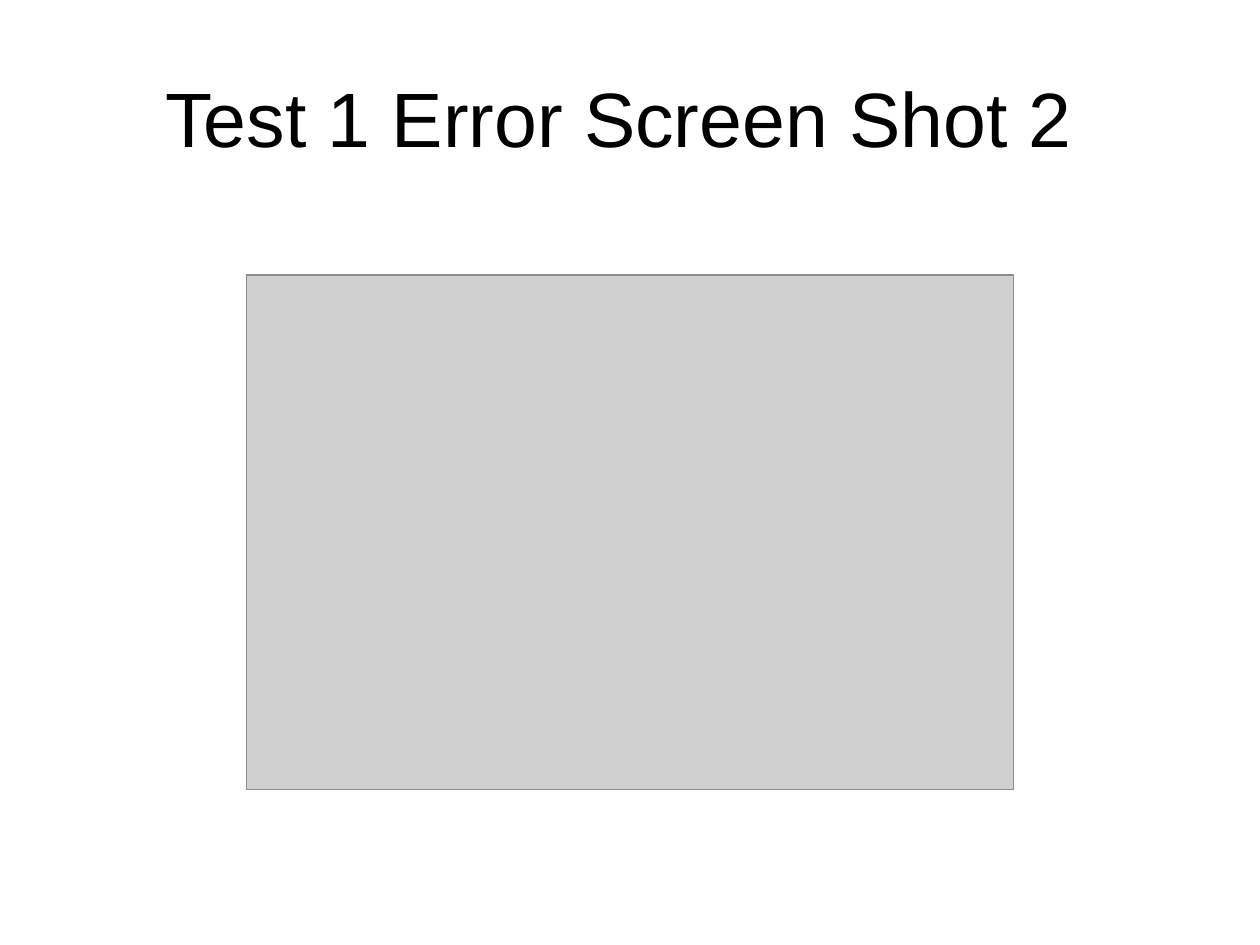
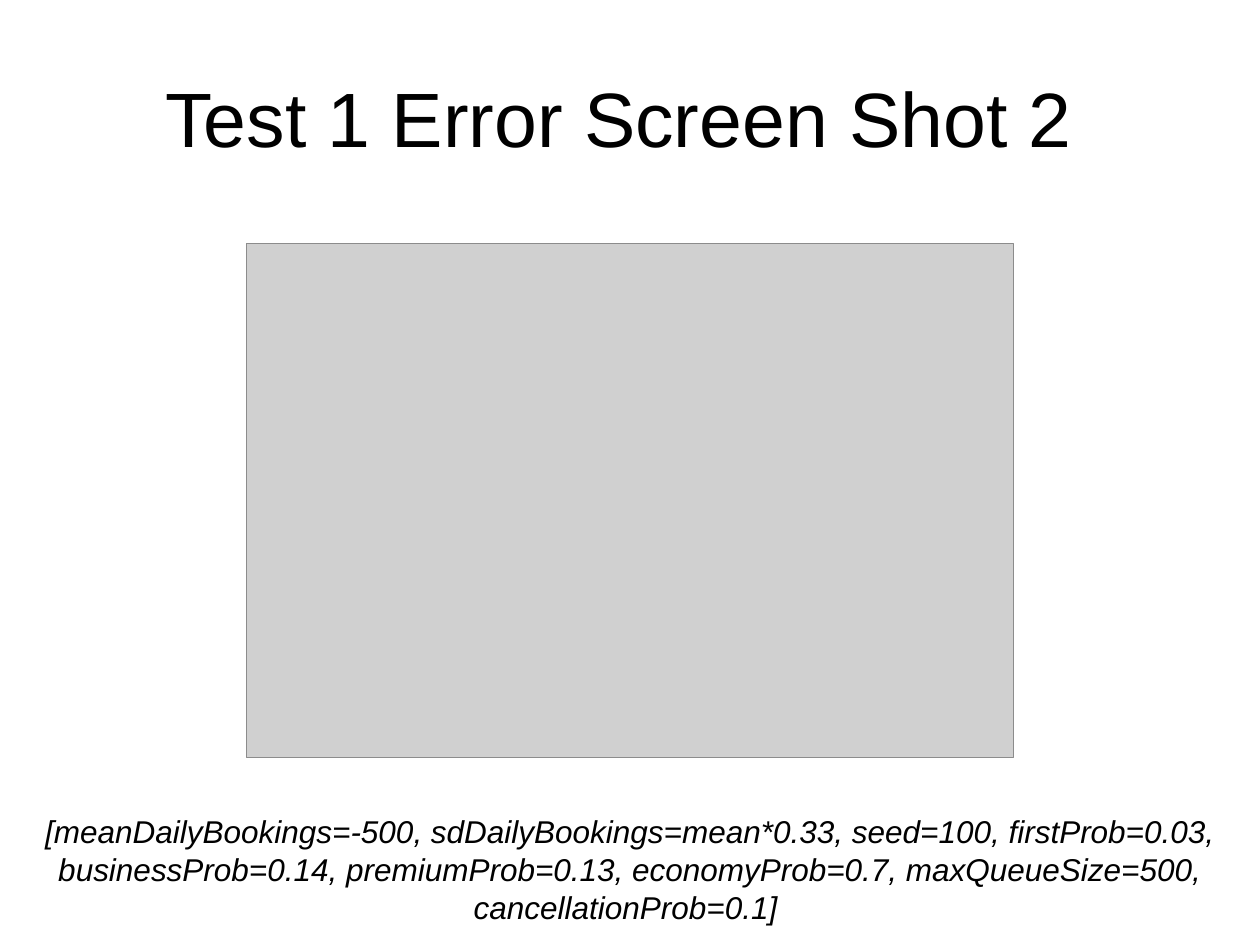
Before and after one commit to mitchellharvey97/Cab302-Ass2-2016, a slide deck: slide 6 of GUITestPlan.pptx. Drawn at 1260x945 pixels with LibreOffice and Linux fonts; fonts in the diff are those of the drawing; grey boxes stand for pictures. Boxes give left, top, right and bottom in pixels: in the first picture for what was removed or moved away, otherwise in the second. Text is boxed around its words. In the diff, an @@ line names an element or a change of style, - is before the commit and + after.

Commit message:
Minor formatting + Updated Test Plan

```diff
--- a/GUITestPlan.pptx
+++ b/GUITestPlan.pptx
@@ picture: place and size @@
-picture at box(247, 275, 1013, 789)
+picture at box(247, 243, 1013, 757)
@@ text added at box(45, 820, 1215, 924), 18 pt, text #000000, italic @@
+[meanDailyBookings=-500, sdDailyBookings=mean*0.33, seed=100, firstProb=0.03, businessProb=0.14, premiumProb=0.13, economyProb=0.7, maxQueueSize=500, cancellationProb=0.1]
```
Also in this commit, not shown: 5 other slides changed, 2 other files.
